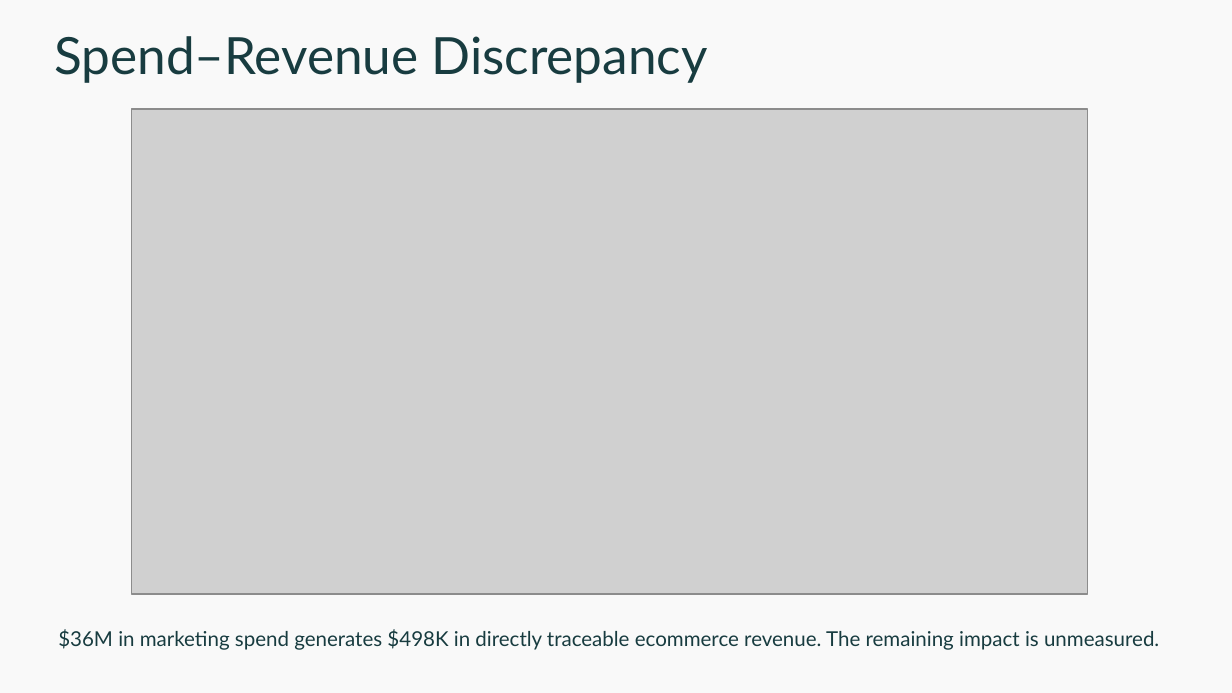
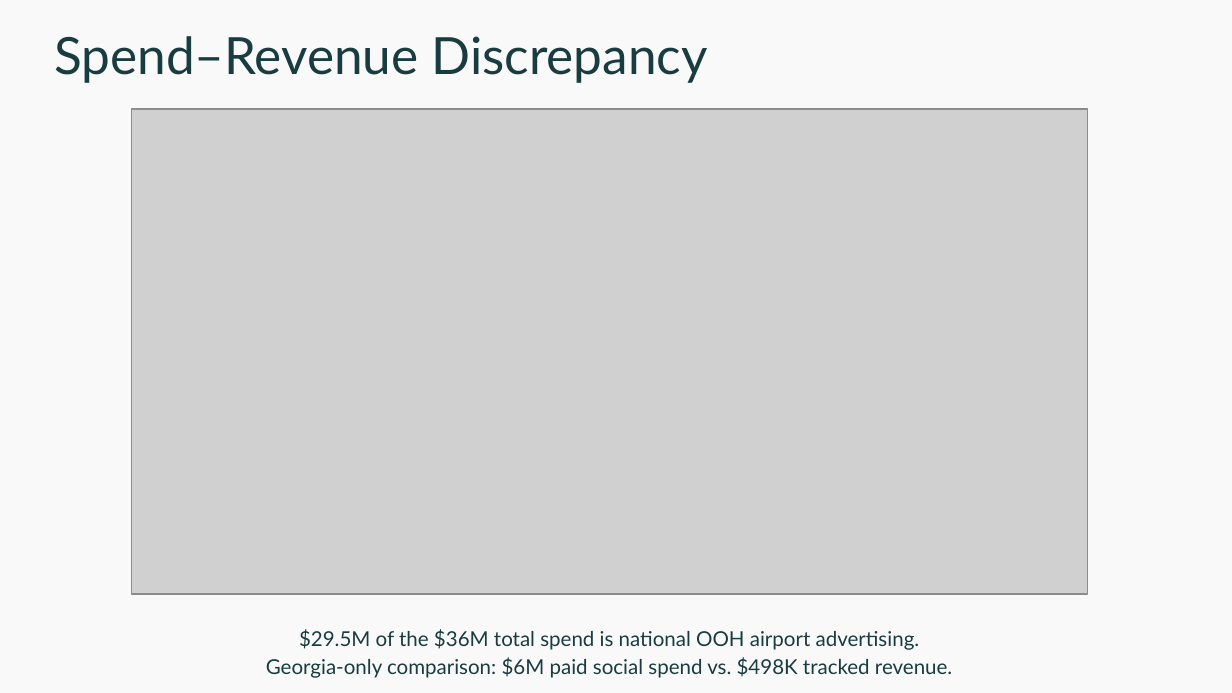
Before and after one commit to gaucho-amigo/sbelles-homework, a slide deck: slide 9 of SBelles_Assessment_Final/documentation/sbelles_assessment_deck.pptx. Drawn at 1232x693 pixels with LibreOffice and Linux fonts; fonts in the diff are those of the drawing; grey boxes stand for pictures. Boxes give left, top, right and bottom in pixels: in the first picture for what was removed or moved away, otherwise in the second. Text is boxed around its words. In the diff, an @@ line names an element or a change of style, - is before the commit and + after.

```diff
--- a/SBelles_Assessment_Final/documentation/sbelles_assessment_deck.pptx
+++ b/SBelles_Assessment_Final/documentation/sbelles_assessment_deck.pptx
@@ text at [266, 629, 952, 678]: text changed @@
-$36M in marketing spend generates $498K in directly traceable ecommerce revenue. The remaining impact is unmeasured.
+$29.5M of the $36M total spend is national OOH airport advertising.
+Georgia-only comparison: $6M paid social spend vs. $498K tracked revenue.
```
Also in this commit, not shown: 1 other slide changed.
